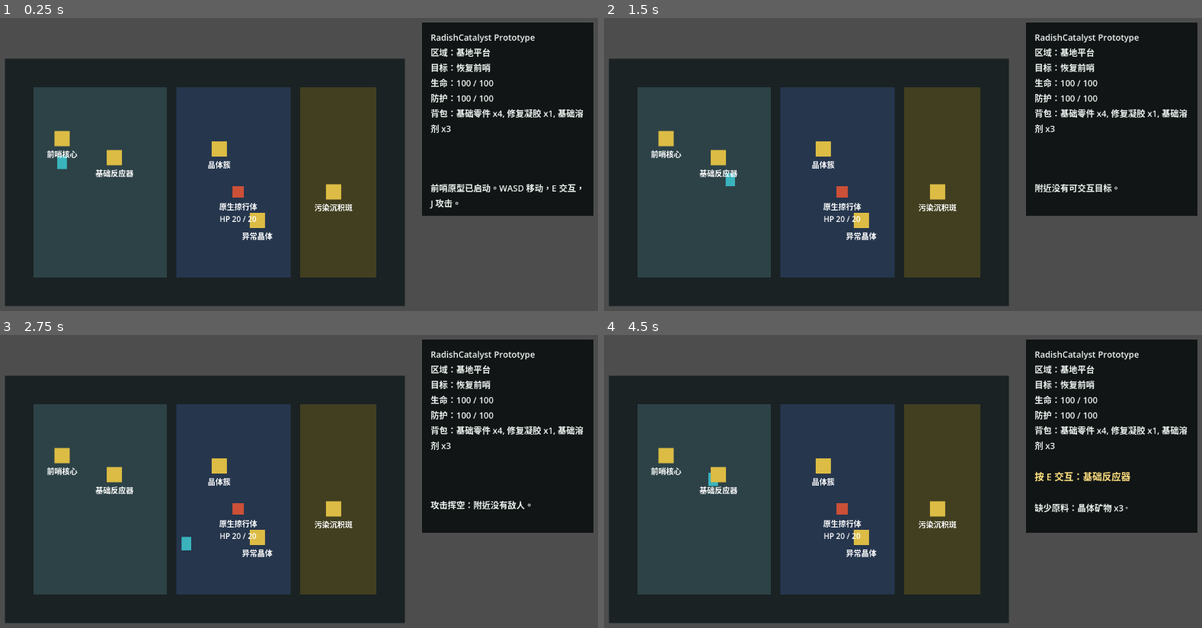
Above: before the commit, frames 1-4 (two rows, left to right).
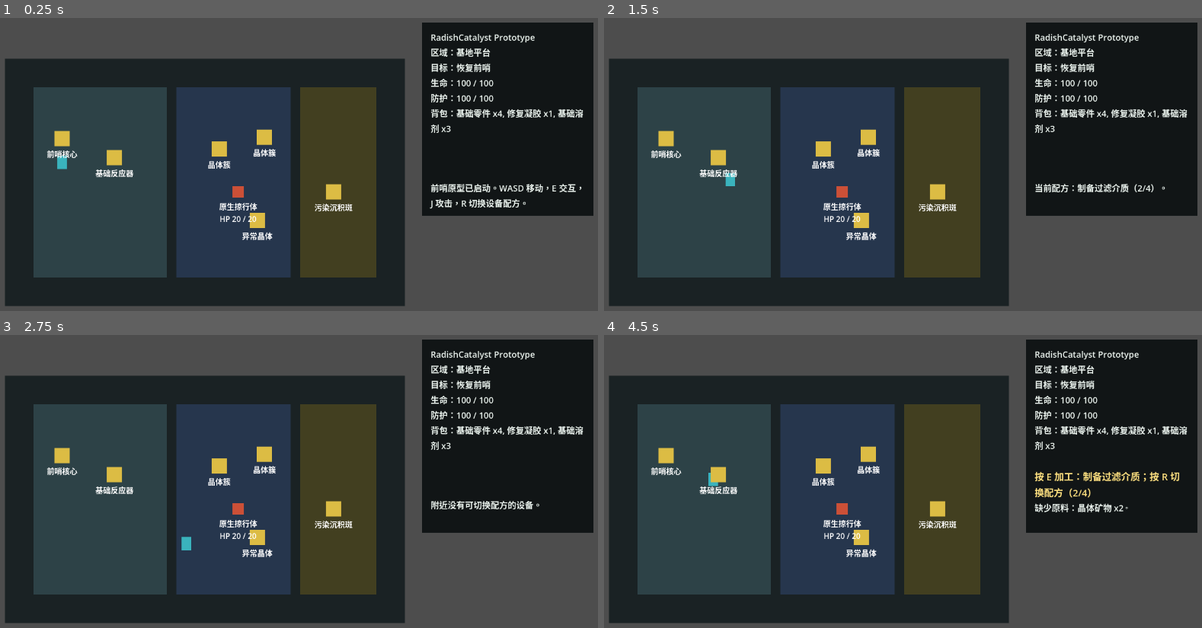
Above: after the commit, the same moments.

Repository: laugh0608/RadishCatalyst
Game: Godot game, scene res://scenes/boot/Boot.tscn
The game is run twice, just before and just after one commit, with the same random seed, the same clock (stepped at 60 frames per second) and the same inputs.
Inputs:
- Up to frame 1 (0.25 s): no input
- Up to frame 2 (1.5 s): tap Enter at 0.5 s; hold D (move_right) 0.53-1.28 s; tap E (interact) at 0.6 s; tap R (cycle_recipe, bound only after the commit) at 0.8, 1.35 s; hold S (move_down) from 1.28 s (still down)
- Up to frame 3 (2.75 s): tap E (interact) at 1.55 s; release S (move_down) at 2.03 s; hold D (move_right) from 2.03 s (still down); tap J (attack) at 2.1 s; tap R (cycle_recipe, bound only after the commit) at 2.3 s
- Up to frame 4 (4.5 s): release D (move_right) at 2.78 s; hold W (move_up) 2.78-3.53 s; tap E (interact) at 2.85, 4.35 s; hold A (move_left) from 3.53 s (still down); tap R (cycle_recipe, bound only after the commit) at 3.6 s

The runs differ from the first frame. In frame 1, 0.4% of the frame differs, in the area x 42-88%, y 37-65%; in frame 2, 0.6%; in frame 3, 0.6%; in frame 4, 0.8%, in the area x 42-97%, y 37-61%.

Commit message:
feat: 扩展基础反应器多配方加工

Diff:
--- a/client/data/items.json
+++ b/client/data/items.json
@@ -11,7 +11,7 @@
       "mass": 0.4,
       "rarity": "common",
       "source_refs": ["map_object.crystal_cluster"],
-      "used_by_refs": ["recipe.process_crystal_ore", "recipe.basic_filter_module"],
+      "used_by_refs": ["recipe.process_crystal_ore", "recipe.make_filter_media", "recipe.foundation_t1"],
       "public_level": "public"
     },
     {
@@ -24,7 +24,7 @@
       "mass": 0.2,
       "rarity": "common",
       "source_refs": ["building.outpost_core"],
-      "used_by_refs": ["recipe.basic_filter_module", "recipe.foundation_t1"],
+      "used_by_refs": ["recipe.basic_filter_module", "recipe.foundation_t1", "recipe.repair_gel"],
       "public_level": "public"
     },
     {
--- a/client/project.godot
+++ b/client/project.godot
@@ -52,6 +52,11 @@
 "events": [Object(InputEventKey,"resource_local_to_scene":false,"resource_name":"","device":-1,"window_id":0,"alt_press …(190 unchanged characters)…
 ]
 }
+cycle_recipe={
+"deadzone": 0.5,
+"events": [Object(InputEventKey,"resource_local_to_scene":false,"resource_name":"","device":-1,"window_id":0,"alt_pressed":false,"shift_pressed":false,"ctrl_pressed":false,"meta_pressed":false,"pressed":false,"keycode":82,"physical_keycode":0,"key_label":0,"unicode":0,"location":0,"echo":false,"script":null)
+]
+}
 
 [physics]
 
--- a/client/scenes/maps/VerticalSliceMap.tscn
+++ b/client/scenes/maps/VerticalSliceMap.tscn
@@ -58,6 +58,11 @@
 definition_id = "map_object.crystal_cluster"
 interaction_type = "gather"
 
+[node name="CrystalClusterEast" parent="Interactables" instance=ExtResource("3_interactable")]
+position = Vector2(125, -95)
+definition_id = "map_object.crystal_cluster"
+interaction_type = "gather"
+
 [node name="AnomalyCrystal" parent="Interactables" instance=ExtResource("3_interactable")]
 position = Vector2(110, 80)
 definition_id = "map_object.anomaly_crystal"
--- a/client/scripts/actors/player_controller.gd
+++ b/client/scripts/actors/player_controller.gd
@@ -5,6 +5,7 @@
 
 signal interaction_requested
 signal attack_requested
+signal recipe_cycle_requested
 
 
 func _physics_process(_delta: float) -> void:
@@ -19,6 +20,8 @@
 		interaction_requested.emit()
 	if Input.is_action_just_pressed("attack"):
 		attack_requested.emit()
+	if Input.is_action_just_pressed("cycle_recipe"):
+		recipe_cycle_requested.emit()
 
 
 func _get_keyboard_fallback_vector() -> Vector2:
--- a/client/scripts/game/game_root.gd
+++ b/client/scripts/game/game_root.gd
@@ -19,10 +19,11 @@
 	vertical_slice_map.sync_enemy_states(world_state)
 	vertical_slice_map.player.interaction_requested.connect(_on_player_interaction_requested)
 	vertical_slice_map.player.attack_requested.connect(_on_player_attack_requested)
+	vertical_slice_map.player.recipe_cycle_requested.connect(_on_player_recipe_cycle_requested)
 	vertical_slice_map.interaction_available.connect(_on_interaction_available)
 	vertical_slice_map.interaction_cleared.connect(_on_interaction_cleared)
 
-	hud.append_log("前哨原型已启动。WASD 移动，E 交互，J 攻击。")
+	hud.append_log("前哨原型已启动。WASD 移动，E 交互，J 攻击，R 切换设备配方。")
 	_update_hud()
 
 
@@ -38,7 +39,23 @@
 	_update_hud()
 
 
+func _on_player_recipe_cycle_requested() -> void:
+	var result := vertical_slice_map.try_cycle_recipe()
+	hud.append_log(String(result.get("message", "")))
+	if bool(result.get("success", false)) and vertical_slice_map.current_interactable != null:
+		_on_interaction_available(vertical_slice_map.current_interactable)
+	_update_hud()
+
+
 func _on_interaction_available(interactable: PrototypeInteractable) -> void:
+	if interactable.interaction_type == "process_recipe":
+		hud.show_prompt("按 E 加工：%s；按 R 切换配方（%d/%d）" % [
+			_get_display_name(interactable.get_current_recipe_id()),
+			interactable.get_recipe_position(),
+			interactable.get_recipe_count()
+		])
+		return
+
 	hud.show_prompt("按 E 交互：%s" % _get_display_name(interactable.definition_id))
 
 
--- a/client/scripts/interaction/prototype_interactable.gd
+++ b/client/scripts/interaction/prototype_interactable.gd
@@ -8,6 +8,8 @@
 
 var consumed: bool = false
 var instance_id: String = ""
+var recipe_ids: Array[String] = []
+var recipe_index: int = 0
 
 @onready var label: Label = $Label
 
@@ -20,6 +22,48 @@
 	return not consumed
 
 
+func set_recipe_cycle(available_recipe_ids: Array[String]) -> void:
+	recipe_ids.clear()
+	for available_recipe_id in available_recipe_ids:
+		recipe_ids.append(available_recipe_id)
+	if recipe_ids.is_empty():
+		return
+
+	var existing_index := recipe_ids.find(recipe_id)
+	recipe_index = maxi(existing_index, 0)
+	recipe_id = recipe_ids[recipe_index]
+
+
+func get_current_recipe_id() -> String:
+	if recipe_ids.is_empty():
+		return recipe_id
+
+	recipe_index = clampi(recipe_index, 0, recipe_ids.size() - 1)
+	recipe_id = recipe_ids[recipe_index]
+	return recipe_id
+
+
+func select_next_recipe() -> String:
+	if recipe_ids.is_empty():
+		return get_current_recipe_id()
+
+	recipe_index = (recipe_index + 1) % recipe_ids.size()
+	recipe_id = recipe_ids[recipe_index]
+	return recipe_id
+
+
+func get_recipe_count() -> int:
+	if recipe_ids.is_empty() and not recipe_id.is_empty():
+		return 1
+	return recipe_ids.size()
+
+
+func get_recipe_position() -> int:
+	if get_recipe_count() <= 0:
+		return 0
+	return recipe_index + 1
+
+
 func mark_consumed() -> void:
 	if single_use:
 		consumed = true
--- a/client/scripts/map/vertical_slice_map.gd
+++ b/client/scripts/map/vertical_slice_map.gd
@@ -44,7 +44,7 @@
 		interacted.interaction_type,
 		character_state,
 		world_state,
-		interacted.recipe_id
+		interacted.get_current_recipe_id()
 	)
 	if bool(result.get("success", false)):
 		interacted.mark_consumed()
@@ -52,6 +52,34 @@
 		current_interactable = null
 		interaction_cleared.emit(interacted)
 	return result
+
+
+func try_cycle_recipe() -> Dictionary:
+	if current_interactable == null:
+		return {
+			"success": false,
+			"message": "附近没有可切换配方的设备。"
+		}
+	if current_interactable.interaction_type != "process_recipe":
+		return {
+			"success": false,
+			"message": "当前目标不是加工设备。"
+		}
+	if current_interactable.get_recipe_count() <= 1:
+		return {
+			"success": false,
+			"message": "当前设备没有可轮换配方。"
+		}
+
+	var recipe_id := current_interactable.select_next_recipe()
+	return {
+		"success": true,
+		"message": "当前配方：%s（%d/%d）。" % [
+			_get_display_name(recipe_id),
+			current_interactable.get_recipe_position(),
+			current_interactable.get_recipe_count()
+		]
+	}
 
 
 func try_attack(character_state: CharacterState, world_state: WorldState) -> Dictionary:
@@ -93,6 +121,8 @@
 	for interactable in interactables_root.get_children():
 		if not interactable is PrototypeInteractable:
 			continue
+		if interactable.interaction_type == "process_recipe":
+			interactable.set_recipe_cycle(_get_recipes_for_building(interactable.definition_id))
 		interactable.instance_id = "map_object_instance.%s" % String(interactable.name).to_snake_case()
 		interactable.setup(_get_display_name(interactable.definition_id))
 
@@ -128,6 +158,21 @@
 	if definition.is_empty():
 		return definition_id
 	return data_registry.get_text(String(definition.get("display_name_key", definition_id)))
+
+
+func _get_recipes_for_building(building_id: String) -> Array[String]:
+	var recipe_ids: Array[String] = []
+	if data_registry == null:
+		return recipe_ids
+
+	for recipe in data_registry.get_table("recipes"):
+		if not recipe is Dictionary:
+			continue
+		if String(recipe.get("required_building_id", "")) != building_id:
+			continue
+		recipe_ids.append(String(recipe.get("id", "")))
+
+	return recipe_ids
 
 
 func _on_interactable_body_entered(body: Node2D, interactable: PrototypeInteractable) -> void:
Not shown, changed: docs/devlogs/2026-W18.md
Not shown, changed: docs/planning/current.md
Not shown, changed: docs/planning/vertical-slice.md
